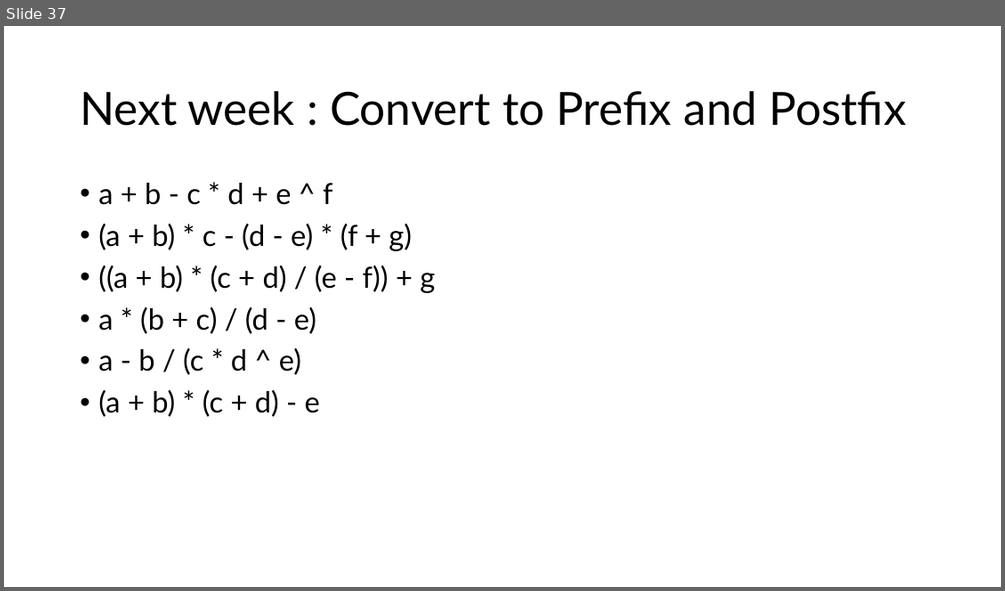
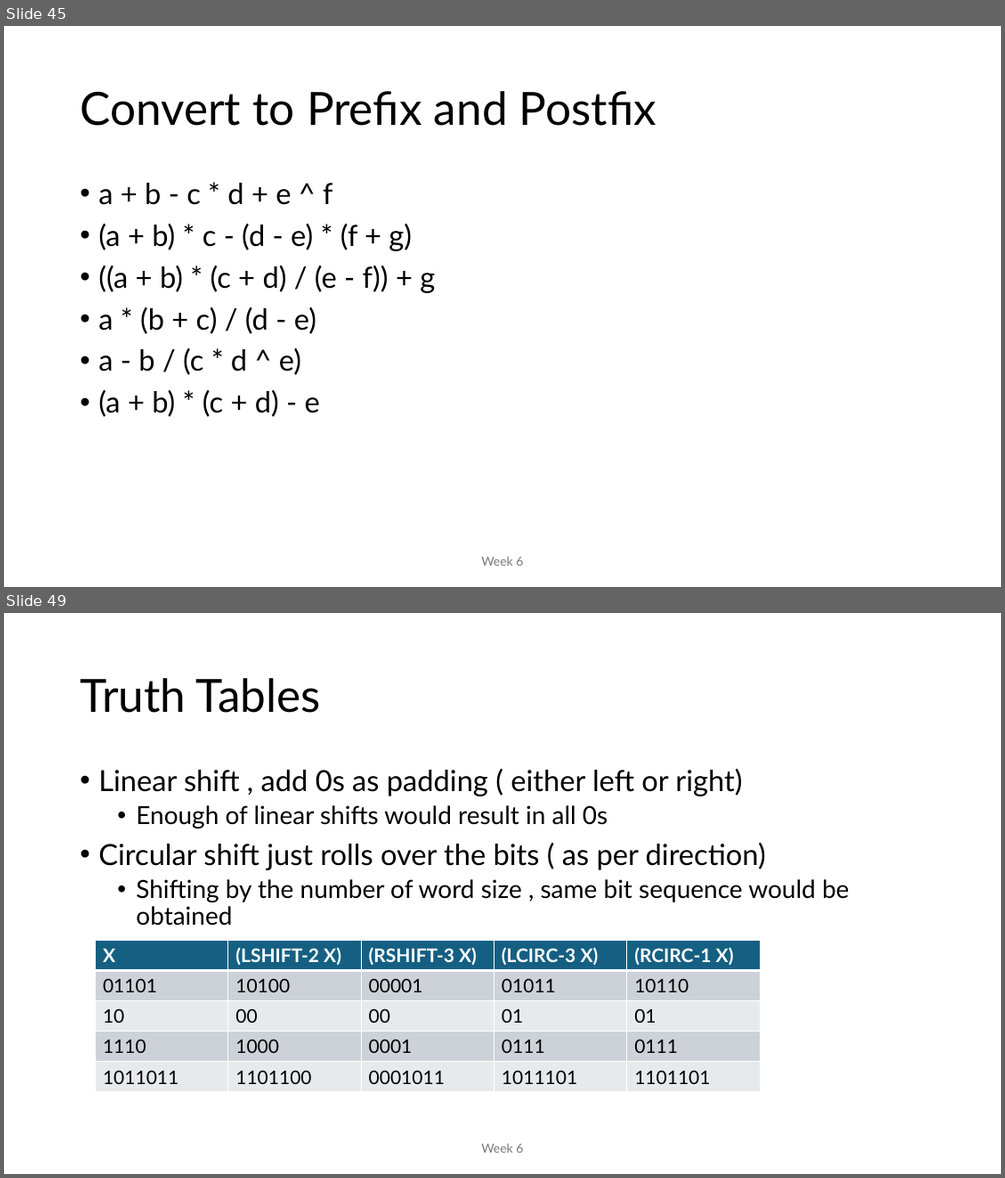
Before and after one commit to MoklaEducation/ems_winter_2025_acsl101, a slide deck: all/ExploringCSConceptsViaACSLCompetitions_all.pptx. Shown one above the other, each under a label of ours: slide 37 before the commit, slides 45 and 49 after it; the slides between them are not shown. The pictures are 1005x591 and 1005x1178 pixels, drawn with LibreOffice and Linux fonts; fonts in the diff are those of the drawing. Boxes give left, top, right and bottom in pixels: in the first picture for what was removed or moved away, otherwise in the second. Text is boxed around its words. In the diff, an @@ line names an element or a change of style, - is before the commit and + after.

Commit message:
week 06

```diff
--- a/all/ExploringCSConceptsViaACSLCompetitions_all.pptx
+++ b/all/ExploringCSConceptsViaACSLCompetitions_all.pptx
@@ slide 49 added at [4,613,1001,1174], background #FFFFFF @@
@@ title added at [80,678,321,713], 44 pt, text #000000 @@
+Truth Tables
@@ text added at [98,769,849,925], 24 pt, text #000000 @@
+• Linear shift , add 0s as padding ( either left or right)
+  • Enough of linear shifts would result in all 0s
+• Circular shift just rolls over the bits ( as per direction)
+  • Shifting by the number of word size , same bit sequence would be obtained
@@ table added at [96,941,760,1093], 5 rows, 5 columns @@
+X | (LSHIFT-2 X) | (RSHIFT-3 X) | (LCIRC-3 X) | (RCIRC-1 X)
+01101 | 10100 | 00001 | 01011 | 10110
+10 | 00 | 00 | 01 | 01
+1110 | 1000 | 0001 | 0111 | 0111
+1011011 | 1101100 | 0001011 | 1011101 | 1101101
@@ text added at [481,1143,523,1152], 12 pt, text #797979 @@
+Week 6
@@ what was slide 37 is now slide 45 @@
@@ slide 45 changed as well @@
@@ title at [80,91,656,126]: text changed @@
-Next week : Convert to Prefix and Postfix
+Convert to Prefix and Postfix
@@ text added at [481,556,523,565], 12 pt, text #797979 @@
+Week 6
```
Also in this commit, not shown: 12 other slides added, 2 other files.
